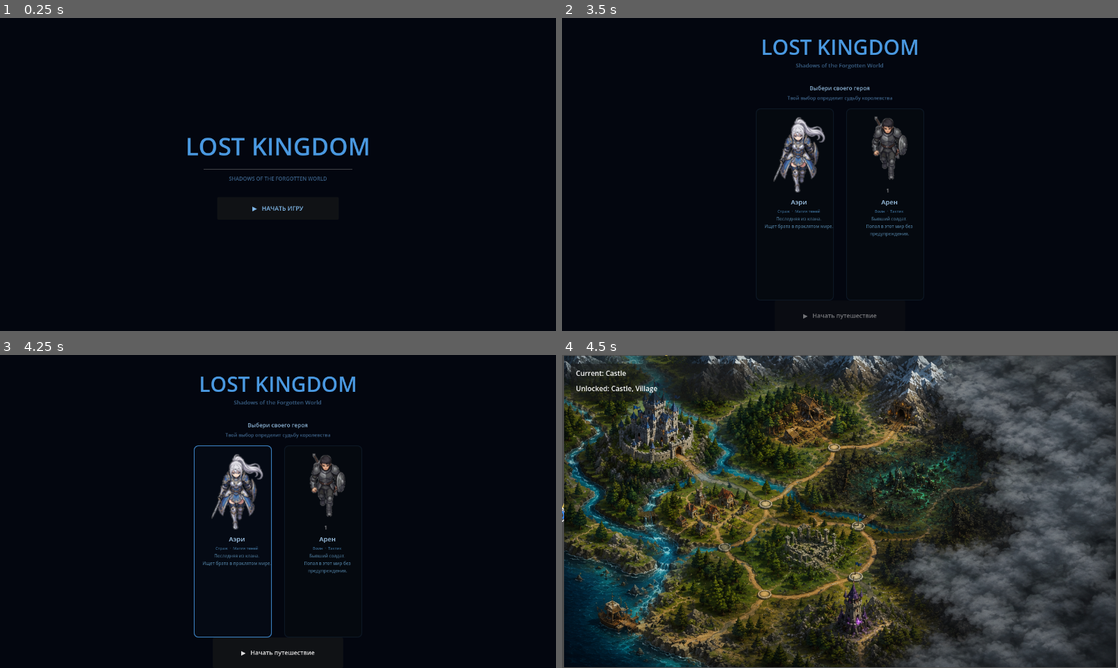
Above: before the commit, frames 1-4 (two rows, left to right).
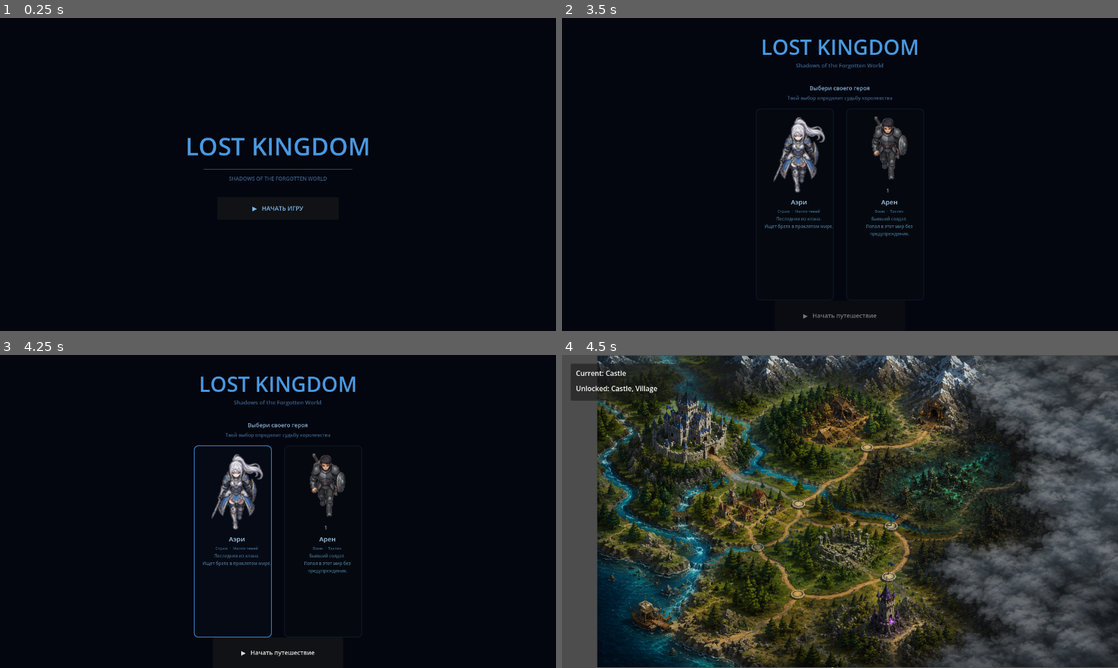
Above: after the commit, the same moments.

Repository: ikulikov99-tech/Lost-Kingdom
Game: Godot game, scene res://Splash.tscn
Two runs of this game, one before a commit and one after it. Both use one fixed random seed, a clock stepped at 60 frames per second and the inputs below.
Inputs (mouse positions are in pixels of both pictures, inside the frame that each line leads up to):
- Up to frame 1 (0.25 s): no input
- Up to frame 2 (3.5 s): click "▶ НАЧАТЬ ИГРУ" at 0.5 s; tap Enter at 1.25, 2.75 s; move the mouse to (962, 158) at 1.27 s; click (962, 158) at 1.42 s; tap Space at 2 s; move the mouse to (728, 190) at 2.02 s; click (728, 190) at 2.17 s; move the mouse to (895, 105) at 2.77 s; click (895, 105) at 2.92 s
- Up to frame 3 (4.25 s): tap Space at 3.5 s; move the mouse to (250, 574) at 3.52 s; click (250, 574) at 3.67 s
- Up to frame 4 (4.5 s): click "▶ Начать путешествие" at 4.25 s

Frames 1-3 are identical in both runs. In frame 4, 62% of the frame differs, in the area x 0-100%, y 0-100%.

Commit message:
Fix WorldMap position to match lost-kingdom-v-14 (-687,-547)

Diff:
--- a/Main.tscn
+++ b/Main.tscn
@@ -11,6 +11,7 @@
 script = ExtResource("2_main")
 
 [node name="WorldMap" type="Sprite2D" parent="."]
+position = Vector2(-687, -547)
 texture = ExtResource("1_map")
 
 [node name="Hero" type="CharacterBody2D" parent="."]
@@ -27,10 +28,10 @@
 [node name="Camera2D" type="Camera2D" parent="Hero"]
 enabled = true
 zoom = Vector2(0.76, 0.76)
-limit_left = -836
-limit_right = 836
-limit_top = -470
-limit_bottom = 470
+limit_left = -1523
+limit_right = -51
+limit_top = -1017
+limit_bottom = -77
 
 [node name="UI" type="CanvasLayer" parent="."]
 
